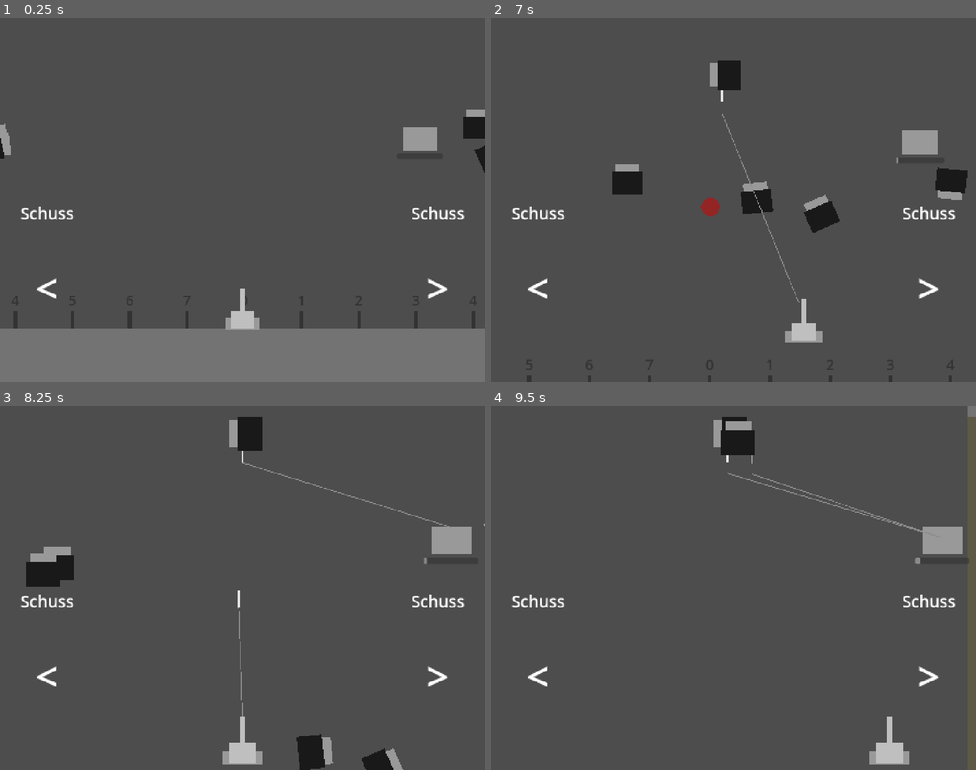
Above: before the commit, frames 1-4 (two rows, left to right).
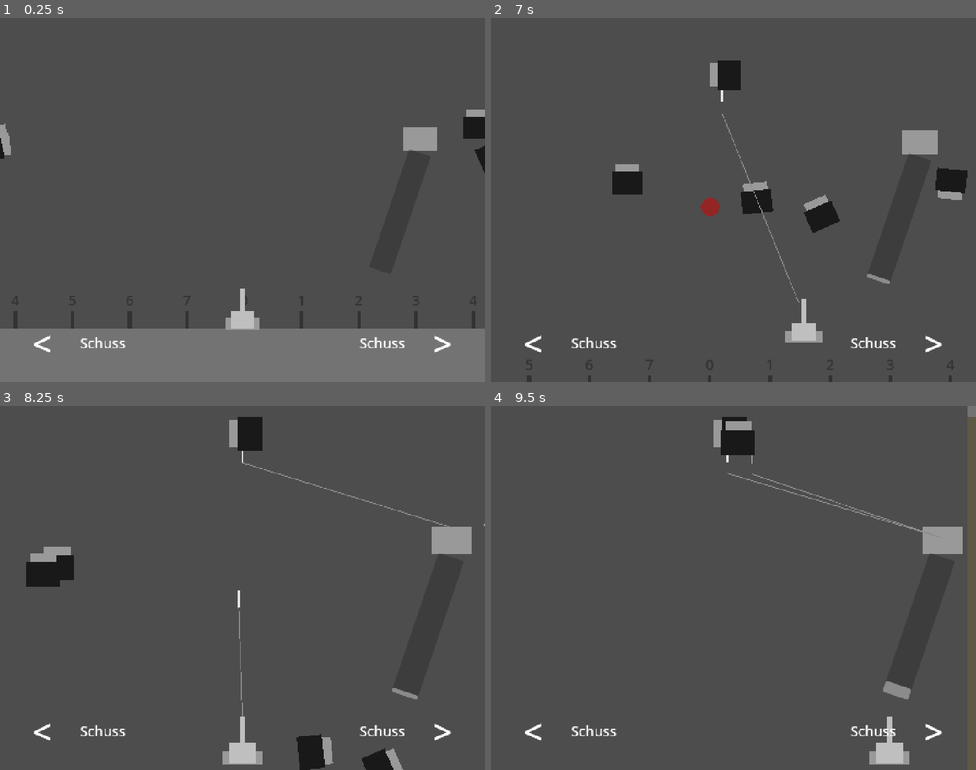
Above: after the commit, the same moments.

Repository: Philipp-Mallmann/fliegen-sind-aliens
Game: Godot game, scene res://szenen/spiel.tscn
Same seed, same stepped clock (60 frames per second), same inputs: the game is played once before the commit and once after it.
Inputs:
- Up to frame 1 (0.25 s): no input
- Up to frame 2 (7 s): hold D (rechts) 0.53-1.28 s; tap Space (schiessen) every 0.75 s from 0.6 to 6.6 s; hold A (links) 1.28-2.03 s; hold D (rechts) 2.03-3.53 s; hold A (links) 3.53-5.78 s; hold D (rechts) from 5.78 s (still down)
- Up to frame 3 (8.25 s): tap Space (schiessen) at 7.35, 8.1 s; release D (rechts) at 8.03 s; hold A (links) from 8.03 s (still down)
- Up to frame 4 (9.5 s): keep holding A (links); tap Space (schiessen) at 8.85 s

The runs differ from the first frame. In frame 1, 0.9% of the frame differs, in the area x 4-96%, y 36-92%; in frame 2, 0.9%; in frame 3, 1.0%; in frame 4, 1.1%, in the area x 4-96%, y 40-92%.

Commit message:
Spass-Test 6: Glas-Leiste schraeg an der Hand, Tasten unten nebeneinander, Platzhalter-Toene fuer alle Ereignisse
Co-Authored-By: Claude Opus 5.5 <noreply@anthropic.com>

Diff:
--- a/skripte/fliege.gd
+++ b/skripte/fliege.gd
@@ -14,6 +14,9 @@
 @export var wipp_hoehe: float = 0.0
 # Wie schnell sie wippt. 4 heisst: ein Auf und Ab dauert etwa 1,6 Sekunden.
 @export var wipp_tempo: float = 4.0
+# Wie tief und wie hoch das Summen hoechstens klingt. 1 ist die Tonhoehe der Datei. Jede Fliege wuerfelt ihre eigene.
+@export var tonhoehe_tief: float = 0.8
+@export var tonhoehe_hoch: float = 1.4
 
 # Um diese Stelle fliegt die Fliege hin und her. Setzt der Erzeuger, bevor die Fliege ins Spiel kommt.
 var mitte_x: float = 0.0
@@ -31,6 +34,7 @@
 
 func _ready() -> void:
 	grund_y = position.y
+	$Summen.pitch_scale = randf_range(tonhoehe_tief, tonhoehe_hoch)
 
 
 func _process(delta: float) -> void:
--- a/skripte/hindernis.gd
+++ b/skripte/hindernis.gd
@@ -18,6 +18,9 @@
 @export var groesse_ende: float = 1.5
 # Wie kraeftig die gelbe Spalte am Anfang der Warnung zu sehen ist. 1 heisst: voll, wie am Ende.
 @export var spalte_anfang: float = 0.3
+# Wie laut der Warnton am Anfang und am Ende der Warnung piept, in Dezibel. 0 ist die Lautstaerke der Datei.
+@export var ton_leise: float = -16.0
+@export var ton_laut: float = 0.0
 # Wie weit unter der Kanone der Gegenstand verschwindet, in Pixeln. Der untere Bildrand liegt hoechstens 190 darunter.
 @export var weg_unter: float = 300.0
 # Die Szene des Matsches. Bei jeder zermatschten Fliege entsteht daraus ein Fleck.
@@ -56,7 +59,13 @@
 	$Warnung.scale = Vector2.ONE * lerpf(groesse_anfang, groesse_ende, anteil)
 	$Spalte.modulate.a = lerpf(spalte_anfang, 1.0, anteil)
 	var takt: float = lerpf(blinken_anfang, blinken_ende, anteil)
-	$Warnung.visible = fmod(gewarnt, takt) < takt / 2.0
+	var an: bool = fmod(gewarnt, takt) < takt / 2.0
+	if an and not $Warnung.visible:
+		$TonWarnung.volume_db = lerpf(ton_leise, ton_laut, anteil)
+		$TonWarnung.play()
+	$Warnung.visible = an
+	if gewarnt >= warnzeit:
+		$TonKlotz.play()
 
 
 func fallen(delta: float) -> void:
@@ -87,6 +96,7 @@
 		nadel.queue_free()
 	else:
 		fliege.queue_free()
+	$TonMatsch.play()
 	var matsch: Node2D = matsch_szene.instantiate()
 	get_parent().add_child(matsch)
 	matsch.global_position = fliege.global_position
--- a/skripte/kanone.gd
+++ b/skripte/kanone.gd
@@ -50,3 +50,4 @@
 		get_parent().add_child(nadel)
 		nadel.getroffen.connect($Uebergabe.starten)
 		nachladen_noch = nachladezeit
+		$TonSchuss.play()
--- a/skripte/nadel.gd
+++ b/skripte/nadel.gd
@@ -51,6 +51,8 @@
 	steckt = true
 	fliege = getroffene
 	fliege.gefangen = true
+	fliege.get_node("Summen").stop()
+	$TonTreffer.play()
 	fliege.reparent(self)
 	var fleck: Node2D = blutfleck_szene.instantiate()
 	get_parent().add_child(fleck)
--- a/skripte/spiel.gd
+++ b/skripte/spiel.gd
@@ -40,6 +40,7 @@
 	anzeige_schreiben()
 	aufstehen_abbrechen()
 	$Kanone.steigt = true
+	$Ton/Steigen.play()
 	if steigen != null:
 		steigen.kill()
 	steigen = create_tween()
@@ -48,6 +49,7 @@
 	kamera_fahren(zoom_luft, versatz_luft, steigdauer)
 	if flugkraft >= ziel:
 		$Bedienung/Sieg.visible = true
+		$Ton/Sieg.play()
 		$Kanone.set_process(false)
 		$Hindernisse.set_process(false)
 		for hindernis in $Hindernisse.get_children():
@@ -63,6 +65,7 @@
 	var strecke: float = absf(neue_hoehe - $Kanone.position.y)
 	$Kanone.gesperrt = true
 	$Kanone.steigt = false
+	$Ton/Absturz.play()
 	steigen = create_tween()
 	steigen.tween_property($Kanone, "position:y", neue_hoehe, strecke / falltempo)
 	if flugkraft <= 0:
@@ -77,6 +80,7 @@
 	$Kanone/Aufstehen.visible = true
 	$Kanone/Aufstehen.play("aufstehen")
 	$Bedienung/Absturz.visible = true
+	$Ton/Aufstehen.play()
 
 
 func aufstehen_abbrechen() -> void:
--- a/skripte/uebergabe.gd
+++ b/skripte/uebergabe.gd
@@ -35,6 +35,7 @@
 	while warteschlange.size() > 0:
 		var nadel: Node2D = warteschlange.pop_front()
 		faecher.aufnehmen(nadel)
+		$TonArm.play()
 		var fahrzeit: float = dauer - verzoegerung
 		var hin: Tween = create_tween()
 		hin.tween_property(arm, "position", Vector2(ziel_x, 0.0), dauer)
--- a/szenen/fliege.tscn
+++ b/szenen/fliege.tscn
@@ -1,6 +1,7 @@
-[gd_scene load_steps=2 format=3]
+[gd_scene load_steps=3 format=3]
 
 [ext_resource type="Script" path="res://skripte/fliege.gd" id="1_fliege"]
+[ext_resource type="AudioStream" path="res://assets/audio/sfx/summen.ogg" id="2_summen"]
 
 [node name="Fliege" type="Node2D" groups=["fliegen"]]
 script = ExtResource("1_fliege")
@@ -18,3 +19,9 @@
 offset_right = 50.0
 offset_bottom = 50.0
 color = Color(0.1, 0.1, 0.1, 1)
+
+[node name="Summen" type="AudioStreamPlayer2D" parent="."]
+stream = ExtResource("2_summen")
+volume_db = -10.0
+autoplay = true
+max_distance = 760.0
--- a/szenen/hindernis.tscn
+++ b/szenen/hindernis.tscn
@@ -1,7 +1,10 @@
-[gd_scene load_steps=3 format=3]
+[gd_scene load_steps=6 format=3]
 
 [ext_resource type="Script" path="res://skripte/hindernis.gd" id="1_hindernis"]
 [ext_resource type="PackedScene" path="res://szenen/blutfleck.tscn" id="2_blutfleck"]
+[ext_resource type="AudioStream" path="res://assets/audio/sfx/warnung.wav" id="3_warnung"]
+[ext_resource type="AudioStream" path="res://assets/audio/sfx/klotz.wav" id="4_klotz"]
+[ext_resource type="AudioStream" path="res://assets/audio/sfx/matsch.wav" id="5_matsch"]
 
 [node name="Hindernis" type="Node2D"]
 script = ExtResource("1_hindernis")
@@ -37,3 +40,15 @@
 text = "!"
 horizontal_alignment = 1
 vertical_alignment = 1
+
+[node name="TonWarnung" type="AudioStreamPlayer" parent="."]
+stream = ExtResource("3_warnung")
+volume_db = -16.0
+
+[node name="TonKlotz" type="AudioStreamPlayer" parent="."]
+stream = ExtResource("4_klotz")
+volume_db = 0.0
+
+[node name="TonMatsch" type="AudioStreamPlayer" parent="."]
+stream = ExtResource("5_matsch")
+volume_db = -3.0
--- a/szenen/nadel.tscn
+++ b/szenen/nadel.tscn
@@ -1,7 +1,8 @@
-[gd_scene load_steps=3 format=3]
+[gd_scene load_steps=4 format=3]
 
 [ext_resource type="Script" path="res://skripte/nadel.gd" id="1_nadel"]
 [ext_resource type="PackedScene" path="res://szenen/blutfleck.tscn" id="2_blutfleck"]
+[ext_resource type="AudioStream" path="res://assets/audio/sfx/treffer.wav" id="3_treffer"]
 
 [node name="Nadel" type="Node2D"]
 script = ExtResource("1_nadel")
@@ -20,3 +21,7 @@
 offset_right = 3.0
 offset_bottom = 50.0
 color = Color(0.9, 0.9, 0.9, 1)
+
+[node name="TonTreffer" type="AudioStreamPlayer" parent="."]
+stream = ExtResource("3_treffer")
+volume_db = -3.0
--- a/szenen/spiel.tscn
+++ b/szenen/spiel.tscn
@@ -9,6 +9,11 @@
 [ext_resource type="Script" path="res://skripte/faecher.gd" id="7_faecher"]
 [ext_resource type="Script" path="res://skripte/hindernis_erzeuger.gd" id="8_hindernisse"]
 [ext_resource type="PackedScene" path="res://szenen/hindernis.tscn" id="9_hindernis"]
+[ext_resource type="AudioStream" path="res://assets/audio/sfx/schuss.wav" id="10_schuss"]
+[ext_resource type="AudioStream" path="res://assets/audio/sfx/arm.wav" id="11_arm"]
+[ext_resource type="AudioStream" path="res://assets/audio/sfx/steigen.ogg" id="12_steigen"]
+[ext_resource type="AudioStream" path="res://assets/audio/sfx/aufstehen.wav" id="13_aufstehen"]
+[ext_resource type="AudioStream" path="res://assets/audio/sfx/sieg.ogg" id="14_sieg"]
 
 [sub_resource type="Gradient" id="Gradient_taste"]
 colors = PackedColorArray(1, 1, 1, 0.35, 1, 1, 1, 0.35)
@@ -255,10 +260,13 @@
 color = Color(0.6, 0.6, 0.6, 1)
 
 [node name="Leiste" type="ProgressBar" parent="Kanone/RechteHand"]
-offset_left = -20.0
-offset_top = 90.0
-offset_right = 140.0
-offset_bottom = 110.0
+offset_left = -120.0
+offset_top = 65.0
+offset_right = -40.0
+offset_bottom = 500.0
+rotation = 0.328
+pivot_offset = Vector2(40, 435)
+fill_mode = 3
 show_percentage = false
 
 [node name="Griff" type="Marker2D" parent="Kanone"]
@@ -281,7 +289,8 @@
 [node name="Bedienung" type="CanvasLayer" parent="."]
 
 [node name="TasteLinks" type="TouchScreenButton" parent="Bedienung"]
-position = Vector2(40, 700)
+position = Vector2(40, 880)
+scale = Vector2(0.85, 0.85)
 texture_normal = SubResource("GradientTexture2D_taste")
 action = "links"
 visibility_mode = 1
@@ -295,7 +304,8 @@
 vertical_alignment = 1
 
 [node name="TasteRechts" type="TouchScreenButton" parent="Bedienung"]
-position = Vector2(1200, 700)
+position = Vector2(1230, 880)
+scale = Vector2(0.85, 0.85)
 texture_normal = SubResource("GradientTexture2D_taste")
 action = "rechts"
 visibility_mode = 1
@@ -309,7 +319,8 @@
 vertical_alignment = 1
 
 [node name="TasteSchussLinks" type="TouchScreenButton" parent="Bedienung"]
-position = Vector2(40, 480)
+position = Vector2(220, 880)
+scale = Vector2(0.85, 0.85)
 texture_normal = SubResource("GradientTexture2D_taste")
 action = "schiessen"
 visibility_mode = 1
@@ -323,7 +334,8 @@
 vertical_alignment = 1
 
 [node name="TasteSchuss" type="TouchScreenButton" parent="Bedienung"]
-position = Vector2(1200, 480)
+position = Vector2(1050, 880)
+scale = Vector2(0.85, 0.85)
 texture_normal = SubResource("GradientTexture2D_taste")
 action = "schiessen"
 visibility_mode = 1
@@ -355,3 +367,30 @@
 text = "Abgestuerzt!"
 horizontal_alignment = 1
 vertical_alignment = 1
+
+[node name="TonSchuss" type="AudioStreamPlayer" parent="Kanone"]
+stream = ExtResource("10_schuss")
+volume_db = -4.0
+
+[node name="TonArm" type="AudioStreamPlayer" parent="Kanone/Uebergabe"]
+stream = ExtResource("11_arm")
+volume_db = -10.0
+
+[node name="Ton" type="Node" parent="."]
+
+[node name="Steigen" type="AudioStreamPlayer" parent="Ton"]
+stream = ExtResource("12_steigen")
+volume_db = 0.0
+
+[node name="Absturz" type="AudioStreamPlayer" parent="Ton"]
+stream = ExtResource("12_steigen")
+volume_db = 0.0
+pitch_scale = 0.6
+
+[node name="Aufstehen" type="AudioStreamPlayer" parent="Ton"]
+stream = ExtResource("13_aufstehen")
+volume_db = -6.0
+
+[node name="Sieg" type="AudioStreamPlayer" parent="Ton"]
+stream = ExtResource("14_sieg")
+volume_db = 2.0
Not shown, added: assets/audio/sfx/arm.wav.import
Not shown, added: assets/audio/sfx/aufstehen.wav.import
Not shown, added: assets/audio/sfx/klotz.wav.import
Not shown, added: assets/audio/sfx/matsch.wav.import
Not shown, added: assets/audio/sfx/schuss.wav.import
Not shown, added: assets/audio/sfx/sieg.ogg.import
Not shown, added: assets/audio/sfx/steigen.ogg.import
Not shown, added: assets/audio/sfx/summen.ogg.import
Not shown, added: assets/audio/sfx/treffer.wav.import
Not shown, added: assets/audio/sfx/warnung.wav.import
Not shown: 1 places in szenen/spiel.tscn that only renumber resources
Not shown, changed: ERKLAERUNG.md
(and 10 more such lines)
